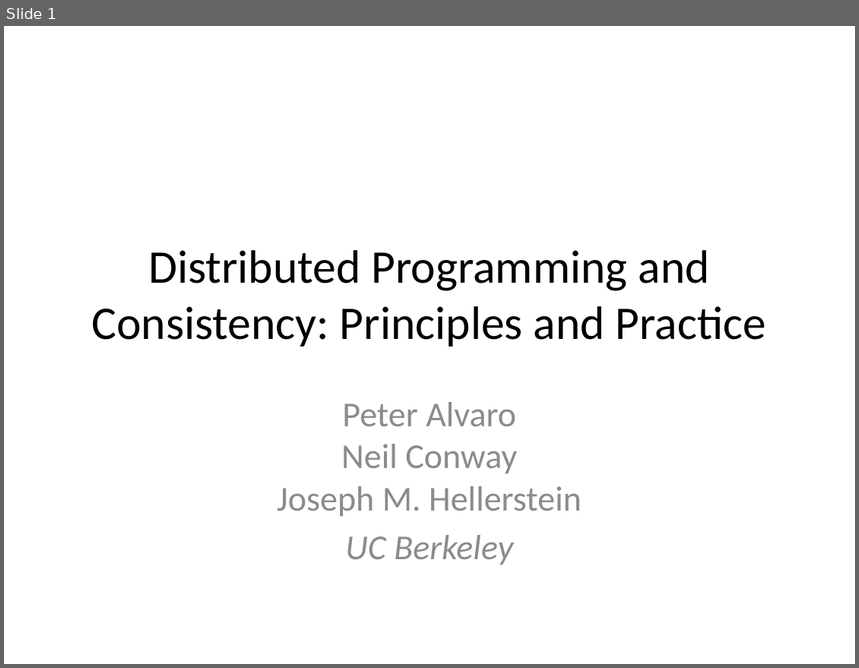
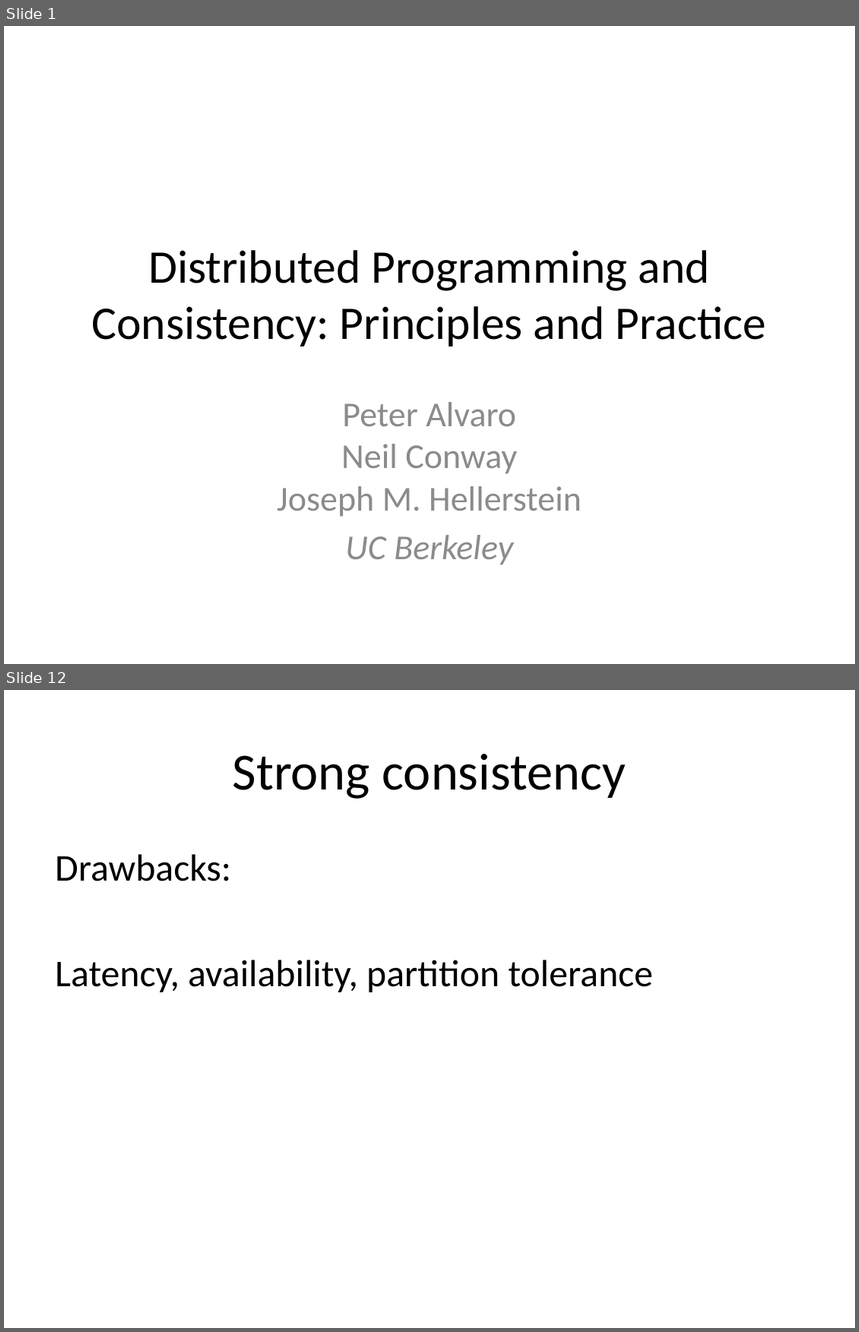
Before and after one commit to declarativitydotnet/declarativity, a slide deck: socc12-bloom-tutorial/slides/bloom-tutorial.pptx. Shown one above the other, each under a label of ours: slide 1 before the commit, slides 1 and 12 after it; the slides between them are not shown. The pictures are 859x668 and 859x1332 pixels, drawn with LibreOffice and Linux fonts; fonts in the diff are those of the drawing. Boxes give left, top, right and bottom in pixels: in the first picture for what was removed or moved away, otherwise in the second. Text is boxed around its words. In the diff, an @@ line names an element or a change of style, - is before the commit and + after.

```diff
--- a/socc12-bloom-tutorial/slides/bloom-tutorial.pptx
+++ b/socc12-bloom-tutorial/slides/bloom-tutorial.pptx
@@ slide 12 added at <box>4,690,855,1328</box>, background #FFFFFF @@
@@ title added at <box>233,754,626,799</box>, 44 pt, text #000000 @@
+Strong consistency
@@ text added at <box>55,854,654,992</box>, 32 pt, text #000000 @@
+Drawbacks:
+Latency, availability, partition tolerance
```
Also in this commit, not shown: 48 other slides added.
